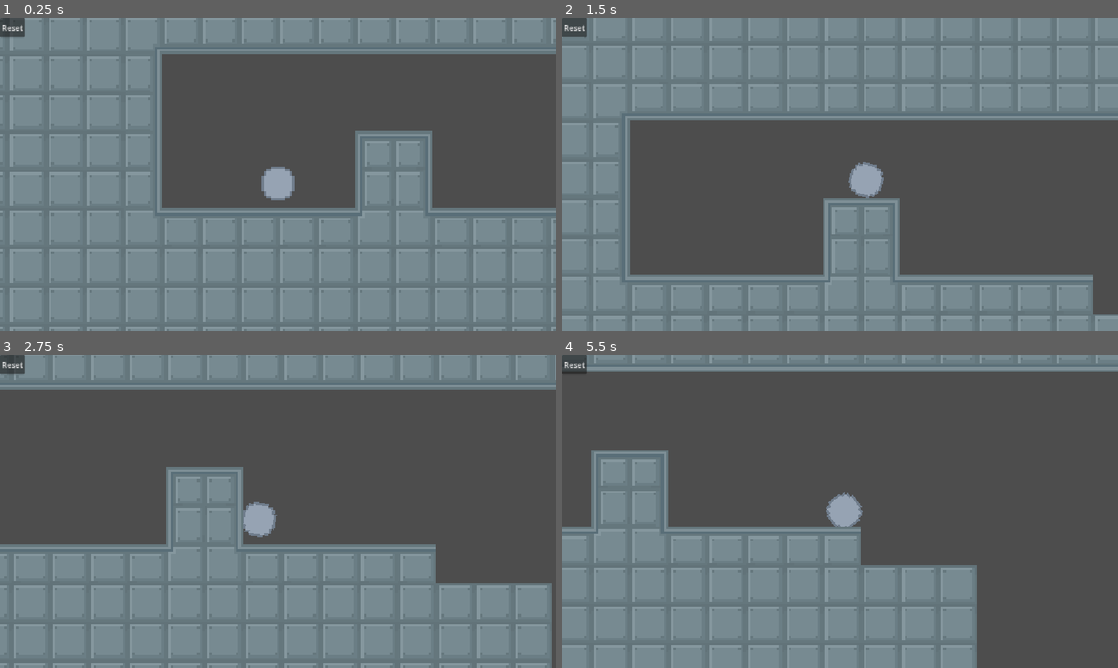
Above: before the commit, frames 1-4 (two rows, left to right).
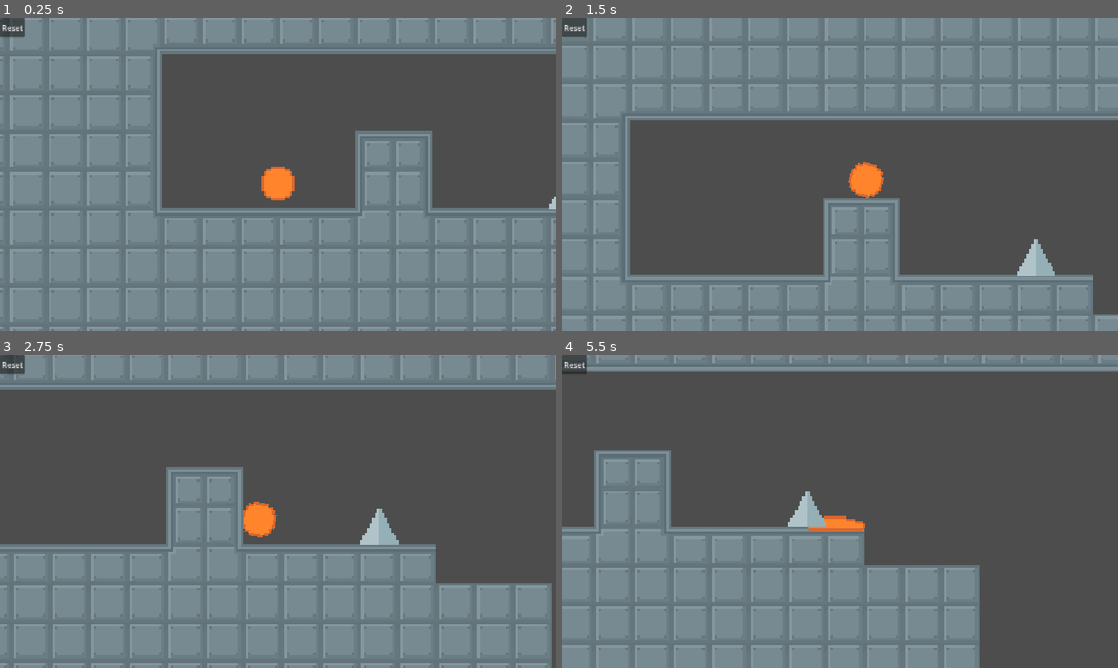
Above: after the commit, the same moments.

Repository: Captsaiz/haven-project
Game: Godot game, scene res://scenes/main.tscn
Two runs of this game, one before a commit and one after it. Both use one fixed random seed, a clock stepped at 60 frames per second and the inputs below.
Inputs:
- Up to frame 1 (0.25 s): no input
- Up to frame 2 (1.5 s): tap Enter (ui_accept) at 0.5, 0.77 s; hold Right (ui_right) from 0.53 s (still down)
- Up to frame 3 (2.75 s): tap Enter (ui_accept) at 1.52 s; release Right (ui_right) at 2.03 s; hold Left (ui_left) from 2.03 s (still down)
- Up to frame 4 (5.5 s): release Left (ui_left) at 2.78 s; hold Right (ui_right) 2.78-4.28 s; tap Enter (ui_accept) at 3.02, 3.77, 4.52 s; hold Left (ui_left) 4.28-5.03 s; hold Right (ui_right) from 5.03 s (still down)

The runs differ from the first frame. In frame 1, 0.6% of the frame differs, in the area x 47-100%, y 47-62%; in frame 2, 1.0%; in frame 3, 1.0%; in frame 4, 4.6%, in the area x 0-97%, y 0-100%.

Commit message:
add ball death to obstacle

Diff:
--- a/project.godot
+++ b/project.godot
@@ -22,6 +22,11 @@
 
 window/stretch/mode="canvas_items"
 window/stretch/aspect="expand"
+
+[global_group]
+
+the_ball=""
+dead_ball=""
 
 [input]
 
--- a/scenes/dead_ball.tscn
+++ b/scenes/dead_ball.tscn
@@ -1,7 +1,7 @@
 [gd_scene format=3 uid="uid://mrgeygcu0v73"]
 
 [ext_resource type="Texture2D" uid="uid://bnwltuno6mboa" path="res://assets/Player Sprites/Normal_Corpse.png" id="1_6nbun"]
-[ext_resource type="Script" path="res://assets/dead_sprite_2d.gd" id="2_3yvcx"]
+[ext_resource type="Script" uid="uid://e8imtnerjs6w" path="res://scripts/dead_ball_sprite_2d.gd" id="2_4cf0m"]
 [ext_resource type="Texture2D" uid="uid://cvkkrhivinf06" path="res://assets/Player Sprites/Bouncy_Corpse.png" id="3_ve7ky"]
 [ext_resource type="Texture2D" uid="uid://dqrmrykf7tpkt" path="res://assets/Player Sprites/Speedy_Corpse.png" id="4_88vk6"]
 
@@ -12,13 +12,13 @@
 position = Vector2(0, -5)
 metadata/_edit_group_ = true
 
-[node name="CollisionShape2D" type="CollisionShape2D" parent="." unique_id=538894373]
-position = Vector2(0, 5)
-shape = SubResource("RectangleShape2D_ve7ky")
-
 [node name="Sprite2D" type="Sprite2D" parent="." unique_id=1146908227]
 texture_filter = 1
 texture_repeat = 1
 texture = ExtResource("1_6nbun")
-script = ExtResource("2_3yvcx")
+script = ExtResource("2_4cf0m")
 textures = Array[Texture2D]([ExtResource("1_6nbun"), ExtResource("3_ve7ky"), ExtResource("4_88vk6")])
+
+[node name="CollisionShape2D" type="CollisionShape2D" parent="." unique_id=538894373]
+position = Vector2(0, 5)
+shape = SubResource("RectangleShape2D_ve7ky")
--- /dev/null
+++ b/scenes/dead_ball_sprite_2d.gd
@@ -0,0 +1,11 @@
+extends "res://scripts/dead_ball_sprite_2d.gd"
+
+
+# Called when the node enters the scene tree for the first time.
+func _ready() -> void:
+	pass # Replace with function body.
+
+
+# Called every frame. 'delta' is the elapsed time since the previous frame.
+func _process(delta: float) -> void:
+	pass
--- a/scenes/main.tscn
+++ b/scenes/main.tscn
@@ -2,12 +2,16 @@
 
 [ext_resource type="PackedScene" uid="uid://buaqdyy7rtwsq" path="res://scenes/the_ball.tscn" id="1_o5qli"]
 [ext_resource type="Script" uid="uid://c3ifv0k0fsjlw" path="res://scripts/the_ball.gd" id="2_0wfyh"]
+[ext_resource type="PackedScene" uid="uid://bpkei5tb7wk1k" path="res://assets/dead_ball.tscn" id="3_o6xl0"]
 [ext_resource type="Script" uid="uid://cbtul0ed7vcwf" path="res://scripts/platform.gd" id="3_sugp2"]
+[ext_resource type="Script" uid="uid://bk80nx2glcgos" path="res://scripts/dead_ball.gd" id="4_tipki"]
+[ext_resource type="Script" uid="uid://e8imtnerjs6w" path="res://scripts/dead_ball_sprite_2d.gd" id="5_85g3d"]
 [ext_resource type="Script" uid="uid://b7470vf158llx" path="res://scripts/reset_button.gd" id="5_tbgi4"]
+[ext_resource type="PackedScene" uid="uid://dhcupxjj651vs" path="res://scenes/spike.tscn" id="6_o6xl0"]
 [ext_resource type="Texture2D" uid="uid://drn5avdq71frg" path="res://assets/Tilemap.png" id="6_tefeu"]
 
 [sub_resource type="WorldBoundaryShape2D" id="WorldBoundaryShape2D_qdjfq"]
-distance = -182.0
+distance = -415.0
 
 [sub_resource type="TileSetAtlasSource" id="TileSetAtlasSource_o6xl0"]
 texture = ExtResource("6_tefeu")
@@ -44,6 +48,11 @@
 
 [node name="main" type="Node2D" unique_id=968656600]
 
+[node name="spike" parent="." unique_id=1575641841 instance=ExtResource("6_o6xl0")]
+z_index = 3
+position = Vector2(601.99994, 40.999996)
+scale = Vector2(5, 5)
+
 [node name="the_ball" parent="." unique_id=1243603787 instance=ExtResource("1_o5qli")]
 scale = Vector2(0.5, 0.5)
 script = ExtResource("2_0wfyh")
@@ -52,6 +61,15 @@
 scale = Vector2(2, 2)
 limit_enabled = false
 position_smoothing_enabled = true
+
+[node name="dead_ball" parent="." unique_id=493991780 groups=["dead_ball"] instance=ExtResource("3_o6xl0")]
+visible = false
+position = Vector2(-204, -546)
+scale = Vector2(5, 5)
+script = ExtResource("4_tipki")
+
+[node name="Sprite2D" parent="dead_ball" index="1" unique_id=1146908227]
+script = ExtResource("5_85g3d")
 
 [node name="StaticBody2D" type="StaticBody2D" parent="." unique_id=1918837249]
 
@@ -79,5 +97,9 @@
 
 [connection signal="input_event" from="the_ball" to="the_ball" method="_on_input_event"]
 [connection signal="ready" from="the_ball" to="the_ball" method="_ready"]
+[connection signal="timeout" from="the_ball/death_timer" to="the_ball" method="_on_death_timer_timeout"]
 [connection signal="ready" from="StaticBody2D" to="StaticBody2D/CollisionShape2D" method="_on_static_body_2d_ready"]
 [connection signal="button_down" from="UI/MarginContainer/reset_button" to="UI/MarginContainer/reset_button" method="_on_button_down"]
+
+[editable path="the_ball"]
+[editable path="dead_ball"]
--- a/scenes/spike.tscn
+++ b/scenes/spike.tscn
@@ -17,6 +17,8 @@
 [node name="StaticBody2D" type="StaticBody2D" parent="." unique_id=781683074]
 
 [node name="CollisionPolygon2D" type="CollisionPolygon2D" parent="StaticBody2D" unique_id=1105570325]
+position = Vector2(1.4210855e-14, 3.5527137e-15)
+scale = Vector2(0.96874994, 0.9375)
 polygon = PackedVector2Array(0, 0, -1, -7, 1, -7, 8, 8, -8, 8, -1, -7)
 
 [connection signal="body_entered" from="." to="." method="_on_body_entered"]
--- a/scenes/the_ball.tscn
+++ b/scenes/the_ball.tscn
@@ -2,14 +2,14 @@
 
 [ext_resource type="Texture2D" uid="uid://j3dsk7kf5wej" path="res://assets/Player Sprites/Normal.png" id="1_facm7"]
 [ext_resource type="Texture2D" uid="uid://dhb40pkrrbqey" path="res://assets/Player Sprites/Bouncy.png" id="1_qdjfq"]
-[ext_resource type="Script" uid="uid://djbqf4ffnl18e" path="res://scripts/sprite_2d.gd" id="2_qdjfq"]
+[ext_resource type="Script" uid="uid://djbqf4ffnl18e" path="res://scripts/the_ball_sprite_2d.gd" id="2_qdjfq"]
 [ext_resource type="Texture2D" uid="uid://cao2jfd12t8so" path="res://assets/Player Sprites/Speedy.png" id="4_r2clb"]
 [ext_resource type="Script" uid="uid://t4ftoh5d0soc" path="res://scripts/ray_cast_2d.gd" id="5_7ju6s"]
 
 [sub_resource type="CircleShape2D" id="CircleShape2D_1byfu"]
 radius = 64.327286
 
-[node name="the_ball" type="CharacterBody2D" unique_id=1243603787]
+[node name="the_ball" type="CharacterBody2D" unique_id=1243603787 groups=["the_ball"]]
 
 [node name="Sprite2D" type="Sprite2D" parent="." unique_id=1518122122]
 texture_filter = 1
@@ -26,3 +26,10 @@
 position = Vector2(0, 63)
 target_position = Vector2(0, 150)
 script = ExtResource("5_7ju6s")
+
+[node name="death_timer" type="Timer" parent="." unique_id=1353048198]
+process_mode = 3
+wait_time = 3.0
+one_shot = true
+
+[connection signal="timeout" from="death_timer" to="Sprite2D" method="_on_death_timer_timeout"]
--- /dev/null
+++ b/scenes/void_killzone.tscn
@@ -0,0 +1,8 @@
+[gd_scene format=3 uid="uid://23oyssgi3ejv"]
+
+[sub_resource type="WorldBoundaryShape2D" id="WorldBoundaryShape2D_ueaft"]
+
+[node name="void_killzone" type="Area2D" unique_id=146773639]
+
+[node name="CollisionShape2D" type="CollisionShape2D" parent="." unique_id=1568456821]
+shape = SubResource("WorldBoundaryShape2D_ueaft")
--- /dev/null
+++ b/scripts/dead_ball.gd
@@ -0,0 +1,20 @@
+extends StaticBody2D
+
+func create_clone(sprite_pointer: int, corpse_position: Vector2) -> void:
+
+	var clone = duplicate()
+	get_parent().add_child(clone)
+
+	print("Spawning corpse!")
+	clone.position = corpse_position
+
+	var sprite = clone.get_node("Sprite2D")
+
+	print("Attached script: ", sprite.get_script())
+
+	push_error(sprite_pointer)
+	sprite.change_image(sprite_pointer)
+
+
+
+	clone.visible = true
--- /dev/null
+++ b/scripts/dead_ball_sprite_2d.gd
@@ -0,0 +1,18 @@
+extends Sprite2D
+
+var textures: Array[Texture2D] = [ # switch to preload cuz godot is being a meany
+	preload("res://assets/Player Sprites/Normal_Corpse.png"),
+	preload("res://assets/Player Sprites/Bouncy_Corpse.png"),
+	preload("res://assets/Player Sprites/Speedy_Corpse.png")
+]
+
+var current_costume: int = 0
+
+func change_image(index: int) -> void:
+	print(textures.size())
+	print(index)
+	if index >= 0 and index < textures.size():
+		current_costume = index
+		texture = textures[index]
+	else:
+		print("Kodenya juga rusaj")
--- a/scripts/spike.gd
+++ b/scripts/spike.gd
@@ -1,6 +1,5 @@
 extends Area2D
-
 
 func _on_body_entered(body: Node2D) -> void:
 	if body.is_in_group("the_ball"):
-		body.death()
+		body.obstacle_death()
--- a/scripts/the_ball.gd
+++ b/scripts/the_ball.gd
@@ -15,9 +15,11 @@
 var ORIGIN_PLATFORM_Y: float = 0.0
 var LAND_VELOCITY_Y: float = 0.0
 var SPIN_INERTIA: float = 0.0
+var SPAWN_POSITION: Vector2
 
 func _ready() -> void:
-	my_sprite.change_image(0) # setup the_ball texture
+	my_sprite.change_image(2) # setup the_ball texture
+	SPAWN_POSITION = global_position
 
 func jump() -> void:
 	if is_on_floor():
@@ -71,3 +73,21 @@
 
 	move_and_slide()
 	process_rotate()
+
+
+func obstacle_death() -> void:
+	visible = false
+
+	get_tree().call_group("dead_ball", "create_clone", $Sprite2D.current_costume, position, )
+
+	set_physics_process(false) # disable _physic_process
+	$death_timer.start()
+
+func _on_death_timer_timeout() -> void:
+	global_position = SPAWN_POSITION
+
+	SPIN_INERTIA = 0.0
+	velocity = Vector2.ZERO
+
+	set_physics_process(true)
+	visible = true
--- a/scripts/sprite_2d.gd
+++ b/scripts/the_ball_sprite_2d.gd
@@ -1,7 +1,13 @@
 extends Sprite2D
 
 @export var textures: Array[Texture2D] = []
+var current_costume: int = 0 # global global global variable beloved
 
 func change_image(index: int) -> void:
 	if index >= 0 and index < textures.size(): # size safety check
+
+		current_costume = index
 		texture = textures[index] # change the displaying texture to the choosen textures in the array
+
+	else:
+		print("Kodenya rusak wok :(")
Not shown, added: assets/Exit.png.import
Not shown: 1 places in assets/dead_ball.tscn that only renumber resources
Not shown, added: scenes/dead_ball_sprite_2d.gd.uid
Not shown, added: scripts/dead_ball.gd.uid
Not shown, added: scripts/dead_ball_sprite_2d.gd.uid
Renamed: scripts/sprite_2d.gd.uid -> scripts/the_ball_sprite_2d.gd.uid
